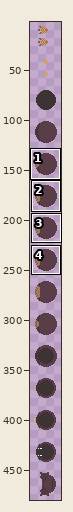
Sprite sheet, stored at assets/vfx/characters/mr hibou.png. The picture above shows the old version from afar; the outline marks the close-up.
Close-up. Old version:
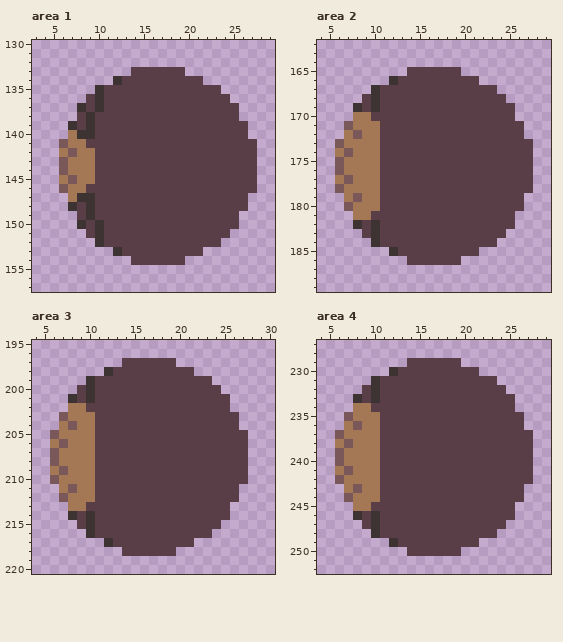
The file is 32x480 pixels. Shown: area 1: x 3..29, y 130..157; area 2: x 4..29, y 162..189; area 3: x 4..30, y 195..220; area 4: x 4..29, y 227..252. The wide view leaves out empty margins. The commit also changed other parts of the picture, which this record leaves out.
Once edited:
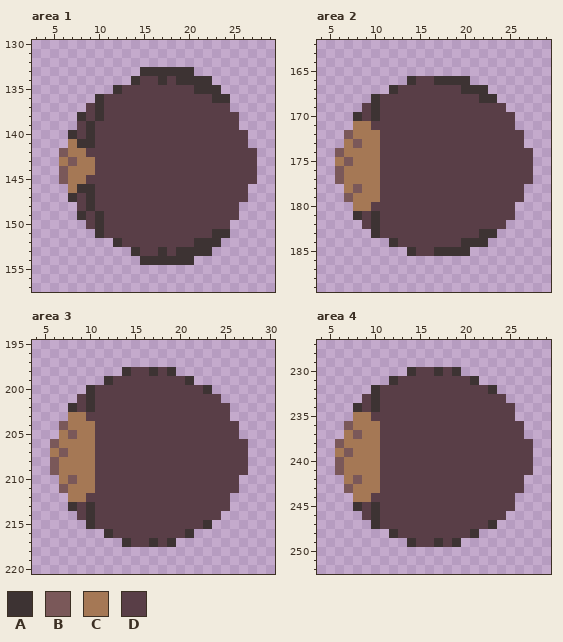
Palette (. is transparent): A #3d3333  B #7a5859  C #a57855  D #593e47
The exact change:
Area 1:
y 133: x 14..20 DDDDDD. -> .AAAAAA
y 134: x 12..14 ADD -> ..A; x 17 D -> A; x 19..22 DDD. -> AAAA
y 135: x 10..12 ADD -> ..A; x 21..23 DDD -> AAA
y 136: x 9 D -> .; x 23..24 DD -> AA
y 137: x 8 A -> .; x 25 D -> .
y 138: x 8..10 DAD -> ADA
y 139: x 7 A -> .; x 26 D -> .
y 140: x 7..8 CA -> AD
y 141: x 6 B -> .; x 8..9 CD -> AA; x 27 D -> .
y 142: x 6..7 CB -> BC; x 9 C -> D
y 143: x 6..7 BC -> CB
y 145: x 6..7 CB -> BC; x 9 C -> D
y 146: x 6 B -> .; x 8..9 CD -> AA; x 27 D -> .
y 147: x 7..8 CA -> AD
y 148: x 7 A -> .; x 26 D -> .
y 149: x 8..10 DAD -> ADA
y 150: x 8 A -> .; x 25 D -> .
y 151: x 9 D -> .; x 23..24 DD -> AA
y 152: x 10..12 ADD -> ..A; x 21..23 DDD -> AAA
y 153: x 12..14 ADD -> ..A; x 17 D -> A; x 19..22 DDD. -> AAAA
y 154: x 14..20 DDDDDD. -> .AAAAAA
Area 2:
y 165: x 14..19 DDDDDD -> ......
y 166: x 12..14 ADD -> ..A; x 17..21 DDDDD -> AAAA.
y 167: x 10..12 ADD -> ..A; x 20..23 DDDD -> AAA.
y 168: x 9 D -> .; x 22..24 DDD -> AA.
y 169: x 8 A -> .; x 25 D -> .
y 170: x 8..10 CCD -> ADA
y 171: x 7 B -> .; x 10 C -> D; x 26 D -> .
y 172: x 7..8 CB -> BC
y 173: x 6 B -> .; x 8 C -> B; x 27 D -> .
y 174: x 6..7 CB -> BC
y 175: x 6..7 BC -> CB
y 177: x 6..7 CB -> BC
y 178: x 6 B -> .; x 8 C -> B; x 27 D -> .
y 179: x 7..8 CB -> BC
y 180: x 7 B -> .; x 10 C -> D; x 26 D -> .
y 181: x 8..10 CCD -> ADA
y 182: x 8 A -> .; x 25 D -> .
y 183: x 9 D -> .; x 22..24 DDD -> AA.
y 184: x 10..12 ADD -> ..A; x 20..23 DDDD -> AAA.
y 185: x 12..14 ADD -> ..A; x 17..21 DDDDD -> AAAA.
y 186: x 14..19 DDDDDD -> ......
Area 3:
y 197: x 14..19 DDDDDD -> ......
y 198: x 12..14 ADD -> ..A; x 17 D -> A; x 19..21 DDD -> A..
y 199: x 10..12 ADD -> ..A; x 21..23 DDD -> A..
y 200: x 9 D -> .; x 23..24 DD -> A.
y 201: x 8 A -> .; x 25 D -> .
y 202: x 8..10 CCD -> ADA
y 203: x 7 B -> .; x 10 C -> D; x 26 D -> .
y 204: x 7..8 CB -> BC
y 205: x 6 B -> .; x 8 C -> B; x 27 D -> .
y 206: x 6..7 CB -> BC
y 207: x 6..7 BC -> CB
y 209: x 6..7 CB -> BC
y 210: x 6 B -> .; x 8 C -> B; x 27 D -> .
y 211: x 7..8 CB -> BC
y 212: x 7 B -> .; x 10 C -> D; x 26 D -> .
y 213: x 8..10 CCD -> ADA
y 214: x 8 A -> .; x 25 D -> .
y 215: x 9 D -> .; x 23..24 DD -> A.
y 216: x 10..12 ADD -> ..A; x 21..23 DDD -> A..
y 217: x 12..14 ADD -> ..A; x 17 D -> A; x 19..21 DDD -> A..
y 218: x 14..19 DDDDDD -> ......
Area 4:
y 229: x 14..19 DDDDDD -> ......
y 230: x 12..14 ADD -> ..A; x 17 D -> A; x 19..21 DDD -> A..
y 231: x 10..12 ADD -> ..A; x 21..23 DDD -> A..
y 232: x 9 D -> .; x 23..24 DD -> A.
y 233: x 8 A -> .; x 25 D -> .
y 234: x 8..10 CCD -> ADA
y 235: x 7 B -> .; x 10 C -> D; x 26 D -> .
y 236: x 7..8 CB -> BC
y 237: x 6 B -> .; x 8 C -> B; x 27 D -> .
y 238: x 6..7 CB -> BC
y 239: x 6..7 BC -> CB
y 241: x 6..7 CB -> BC
y 242: x 6 B -> .; x 8 C -> B; x 27 D -> .
y 243: x 7..8 CB -> BC
y 244: x 7 B -> .; x 10 C -> D; x 26 D -> .
y 245: x 8..10 CCD -> ADA
y 246: x 8 A -> .; x 25 D -> .
y 247: x 9 D -> .; x 23..24 DD -> A.
y 248: x 10..12 ADD -> ..A; x 21..23 DDD -> A..
y 249: x 12..14 ADD -> ..A; x 17 D -> A; x 19..21 DDD -> A..
y 250: x 14..19 DDDDDD -> ......
Boxes around the changes in both close-ups, in picture pixels (x1, y1, x2, y2):
changed: (59, 67, 257, 265)
changed: (335, 67, 533, 265)
changed: (50, 358, 248, 556)
changed: (335, 358, 533, 556)
